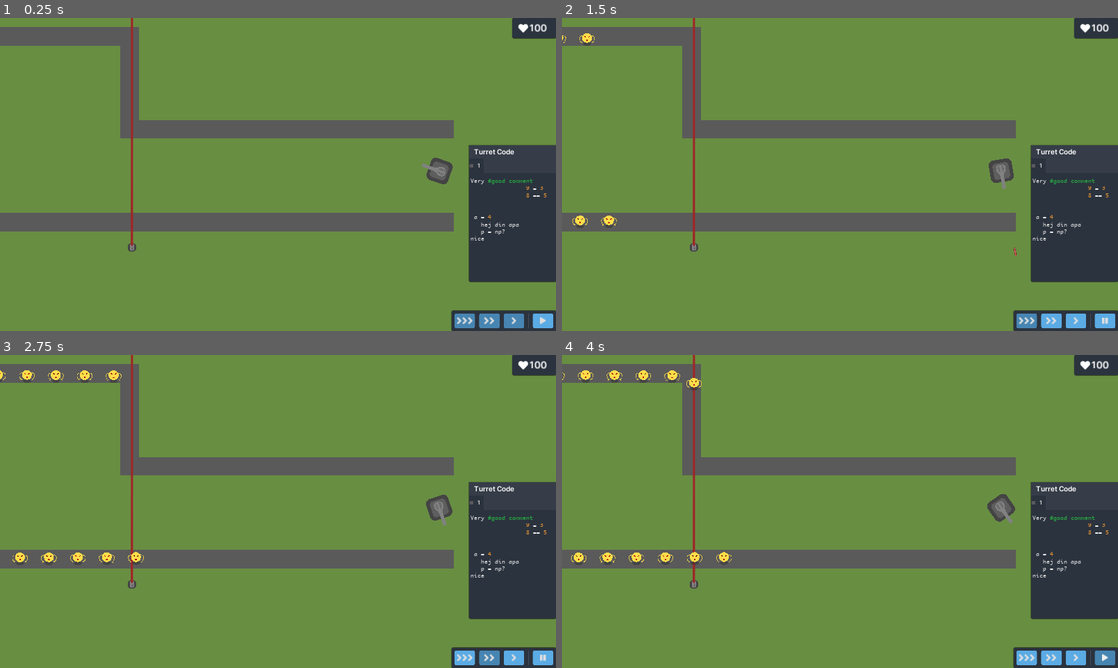
Above: before the commit, frames 1-4 (two rows, left to right).
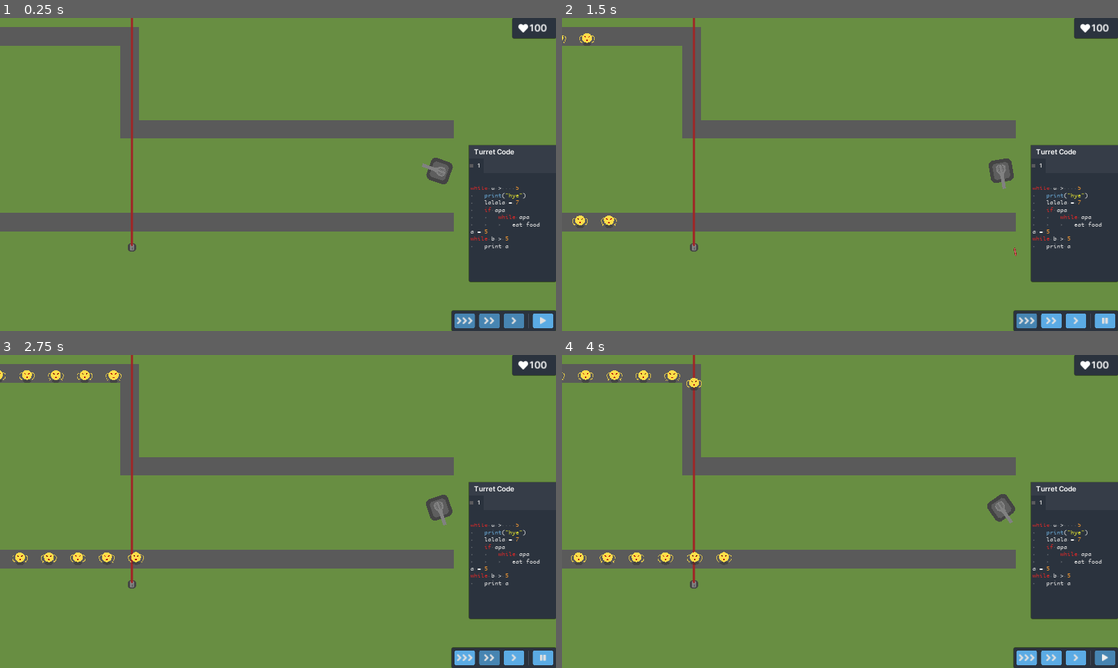
Above: after the commit, the same moments.

Repository: Latiang/tower-defense-godot
Game: Godot game, scene res://objects/Main.tscn
Two runs of this game, one before a commit and one after it. Both use one fixed random seed, a clock stepped at 60 frames per second and the inputs below.
Inputs:
- Up to frame 1 (0.25 s): no input
- Up to frame 2 (1.5 s): click "" at 0.5 s; click "" at 1.25 s
- Up to frame 3 (2.75 s): click "" at 2 s
- Up to frame 4 (4 s): click "" at 2.75 s; click "" at 3.5 s

The runs differ from the first frame. In frame 1, 0.4% of the frame differs, in the area x 84-99%, y 51-74%; in frame 2, 0.4%; in frame 3, 0.4%; in frame 4, 0.4%.

Commit message:
Improve code intepretation structure

Diff:
--- a/src/objects/CodeInterpreter.gd
+++ b/src/objects/CodeInterpreter.gd
@@ -2,15 +2,17 @@
 
 
 
-var code_source = """Very #good comment
-	  			9 = 3
-				8 == 5
-
-	\t
- a = 4
-   hej din apa
-   p = np?
-nice"""
+var code_source = """
+while a >    5
+	print("hye")
+	lalala = 7
+	if apa
+		while apa
+			eat food
+a = 5
+while b > 5
+	print a
+"""
 
 class CodeLine:
 	extends Reference
@@ -47,27 +49,113 @@
 
 
 class Statement:
-	"""Corresponds to one line of code. Contains a reference to the next line"""
-	var next_statement
-	var assignment
+	"""Base class for code elements"""
+
+	func _init():
+		pass
+
+	func run(scope):
+		pass
+
+	func string(start_string = ""):
+		pass
+
+
+class Evaluatable:
+	"""Represents an expression with a determinable value"""
+	extends Statement
+	var expression
+
+	func _init(text):
+		self.expression = text
+
+	func run(scope):
+		pass
+
+	func string(start_string = ""):
+		return start_string + expression
+
+class Assignment:
+	"""Represents an assignment"""
+	extends Statement
 	var lhs
 	var rhs
 
-	func _init(rhs, next_statement, lhs = null):
+	func _init(lhs, rhs):
 		self.lhs = lhs
-		if lhs:
-			self.assignment = true
-		else:
-			self.assignment = false
-		self.rhs = rhs
-		self.next_statement = next_statement
-
-
-class Evaluatable:
-	var text
-
-	func _init(text):
-		self.text = text
+		self.rhs = Evaluatable.new(rhs)
+
+	func run(scope):
+		scope[self.lhs] = rhs.run(scope)
+
+	func string(start_string = ""):
+		return start_string + lhs + " = " + rhs.string()
+
+class Loop:
+	"""Represents a loopdiloop"""
+	extends Statement
+	var condition
+	var end_action
+	var code
+
+	func _init(condition, code, end_action = null):
+		self.condition = Evaluatable.new(condition)
+		if end_action != null:
+			self.end_action = Evaluatable.new(end_action)
+		else:
+			self.end_action = null
+		self.code = code
+
+	func run(scope):
+		while condition.run(scope):
+			for line in code:
+				line.run(scope)
+			if end_action != null:
+				end_action.run(scope)
+
+	func string(start_string = ""):
+		var text = start_string + "while " + condition.string() + "\n"
+		for line in code:
+			text = text + line.string(start_string + "\t") + "\n"
+		return text
+
+
+class Conditional:
+	"""Represents a conditional statement"""
+	extends Statement
+	var condition
+	var code
+	var expected_if_state
+
+	func _init(condition, code, expected_if_state=null):
+		self.expected_if_state = expected_if_state
+		self.code = code
+		self.condition = Evaluatable.new(condition)
+
+	func run(scope):
+		if condition.run(scope) and (expected_if_state == null
+				or expected_if_state == scope["_if_state"]):
+			for line in code:
+				line.run(scope)
+			scope["_if_state"] = 1
+		elif expected_if_state != null:
+			scope["_if_state"] = 0
+
+	func string(start_string = ""):
+		var text = start_string
+
+		if expected_if_state != null:
+			if condition.string() == "1":
+				text += "else\n"
+			else:
+				text += "elif " + condition.string() + "\n"
+		else:
+			text += "if " + condition.string() + "\n"
+
+		for line in code:
+			text = text + line.string(start_string + "\t") + "\n"
+		return text
+
 
 func _count_leading_spaces(line):
 	var count = 0
@@ -79,7 +167,10 @@
 	return count
 
 func _lines_from_source():
-	var lines_text = code_source.split("\n");
+
+	var lines_text = code_source.split("\t");
+	lines_text = lines_text.join("    ")
+	lines_text = lines_text.split("\n")
 	# Generate code from source, preferably
 	# expressions that link to new expressions
 	var lines = []
@@ -102,36 +193,72 @@
 	var statements = []
 	# Statements need to cover loops as well in order to properly work
 	# ToDo
-	for index in range(len(lines)):
+	var index = 0
+	while index < len(lines):
 		var indent = lines[index].indent_size
 		var line = lines[index].text
 		var splits = line.split("=")
-		if line.begins_with("while"):
+		if line.begins_with("while "):
+			var condition = line.substr(6)
+			var next_index = len(lines)
+			for i in range(index + 1, len(lines)):
+				if lines[i].indent_size <= indent:
+					next_index = i
+					break
+			var code = lines.slice(index + 1, next_index - 1)
+			code = _statements_from_lines(code)
+			index = next_index - 1
+			statements.append(Loop.new(condition, code))
+		elif line.begins_with("for "):
 			pass
-		elif line.begins_with("for"):
-			pass
-		elif line.begins_with("if"):
-			line = line.substr(2)
-			var next_index = index + 1
-			for i in range(index + 1, len(lines)):
-				if lines[i].indent_size <= indent:
-					next_index = i
-					break
-		elif line.begins_with("else"):
-			pass
-		elif line.begins_with("elif"):
-			pass
+		elif line.begins_with("if "):
+			var condition = line.substr(3)
+			var next_index = len(lines)
+			for i in range(index + 1, len(lines)):
+				if lines[i].indent_size <= indent:
+					next_index = i
+					break
+			var code = lines.slice(index + 1, next_index - 1)
+			code = _statements_from_lines(code)
+			index = next_index - 1
+			statements.append(Conditional.new(condition, code))
+		elif line.begins_with("else") and len(line) == 4:
+			if typeof(statements[-1]) != typeof(Conditional):
+				print("error")
+			var condition = "1"
+			var next_index = len(lines)
+			for i in range(index + 1, len(lines)):
+				if lines[i].indent_size <= indent:
+					next_index = i
+					break
+			var code = lines.slice(index + 1, next_index - 1)
+			code = _statements_from_lines(code)
+			index = next_index - 1
+			statements.append(Conditional.new(condition, code, 0))
+		elif line.begins_with("elif "):
+			if typeof(statements[-1]) != typeof(Conditional):
+				print("error")
+			var condition = line.substr(5)
+			var next_index = len(lines)
+			for i in range(index + 1, len(lines)):
+				if lines[i].indent_size <= indent:
+					next_index = i
+					break
+			var code = lines.slice(index + 1, next_index - 1)
+			code = _statements_from_lines(code)
+			index = next_index - 1
+			statements.append(Conditional.new(condition, code, 0))
 		elif len(splits) % 2 == 0: #Even number implies odd number of =, means assignment
 			var lhs = splits[0]
 			var rhs = ""
 			for split_index in range(1, len(splits)):
 				rhs += splits[split_index] + "="
 			rhs = rhs.substr(0, len(rhs) - 1)
-			var next_statement = NextStatement.new(index + 1)
-			statements.append(Statement.new(rhs, next_statement, lhs))
+			statements.append(Assignment.new(lhs, rhs))
 		else:	#Raw expression
 			var next_statement = NextStatement.new(index + 1)
-			statements.append(Statement.new(line, next_statement))
+			statements.append(Evaluatable.new(line))
+		index += 1
 	return statements
 
 
@@ -145,13 +272,7 @@
 	var lines = _lines_from_source()
 	var statements = _statements_from_lines(lines)
 	for statement in statements:
-		if statement.assignment:
-			pass
-			#print(statement.lhs,"=", statement.rhs)
-		else:
-			pass
-			#print(statement.rhs)
-	# Step 1: Find lines with actual code on it.
+		print(statement.string())
 
 
 	# Interpret the code
--- a/src/objects/CodeWindow.tscn
+++ b/src/objects/CodeWindow.tscn
@@ -190,6 +190,8 @@
 custom_styles/focus = SubResource( 16 )
 custom_colors/background_color = Color( 0.172549, 0.203922, 0.247059, 1 )
 syntax_highlighting = true
+draw_tabs = true
+draw_spaces = true
 context_menu_enabled = false
 smooth_scrolling = true
 wrap_enabled = true
--- a/src/objects/Main.gd
+++ b/src/objects/Main.gd
@@ -6,6 +6,13 @@
 
 func _ready():
 	load_level("TestLevel1")
+	print("Running interpreter once for debug")
+	tick_once()
+
+func tick_once():
+	for child in self.current_level.get_children():
+			if child.is_in_group("Turret"):
+				child.get_node("ProgrammableBehaviour").get_node("CodeInterpreter").run()
 
 # Handle input for debugging purposes
 var level_toggle = false
